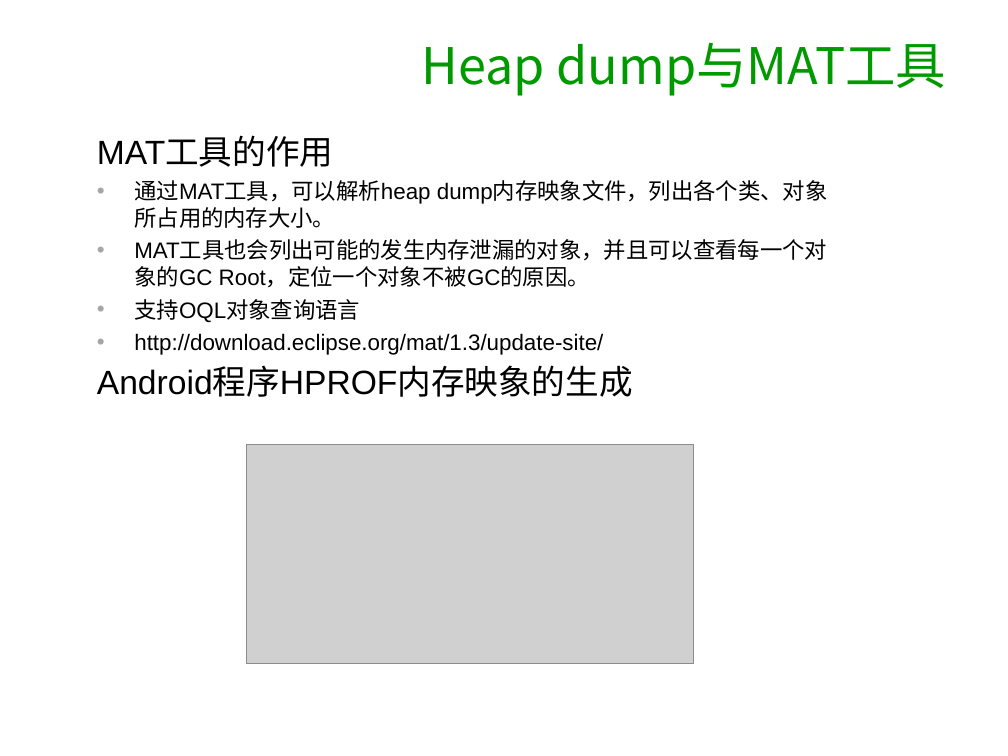
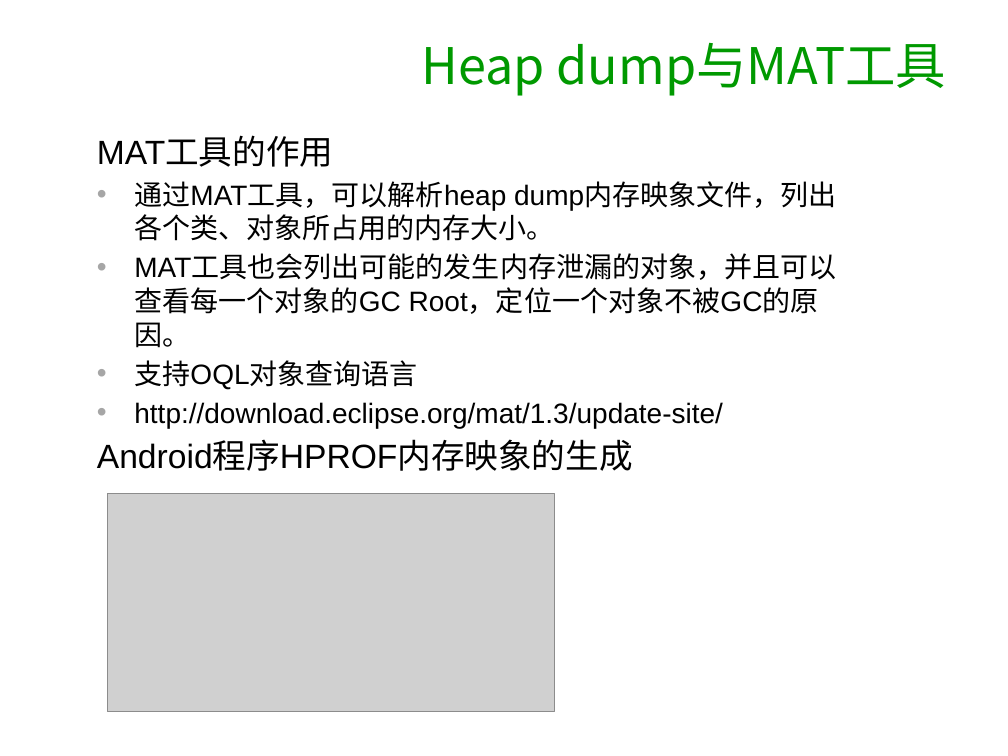
Before and after one commit to songzhengxuan/kata, a slide deck: slide 17 of ppt/ppt.ppt. Drawn at 1008x756 pixels with LibreOffice and Linux fonts; fonts in the diff are those of the drawing; grey boxes stand for pictures; background and template pictures are left out. Boxes give left, top, right and bottom in pixels: in the first picture for what was removed or moved away, otherwise in the second. Text is boxed around its words. In the diff, an @@ line names an element or a change of style, - is before the commit and + after.

```diff
--- a/ppt/ppt.ppt
+++ b/ppt/ppt.ppt
@@ text at (134, 181, 837, 428): size 16 to 20 pt in "通过MAT工具，可以解析heap dump内存映象文件，列出各个类、对象所占用的内存大小。", "MAT工具也会列出可能的发生内存泄漏的对象，并且可以查看每一个对象的GC Root，定位一个对象不被GC的原因。", "支持OQL对象查询语言", "http://download.eclipse.org/mat/1.3/update-site/" @@
@@ picture: place and size @@
-picture at (246, 445, 694, 663)
+picture at (107, 493, 554, 712)
```
Also in this commit, not shown: 7 other slides changed, 51 other files.
